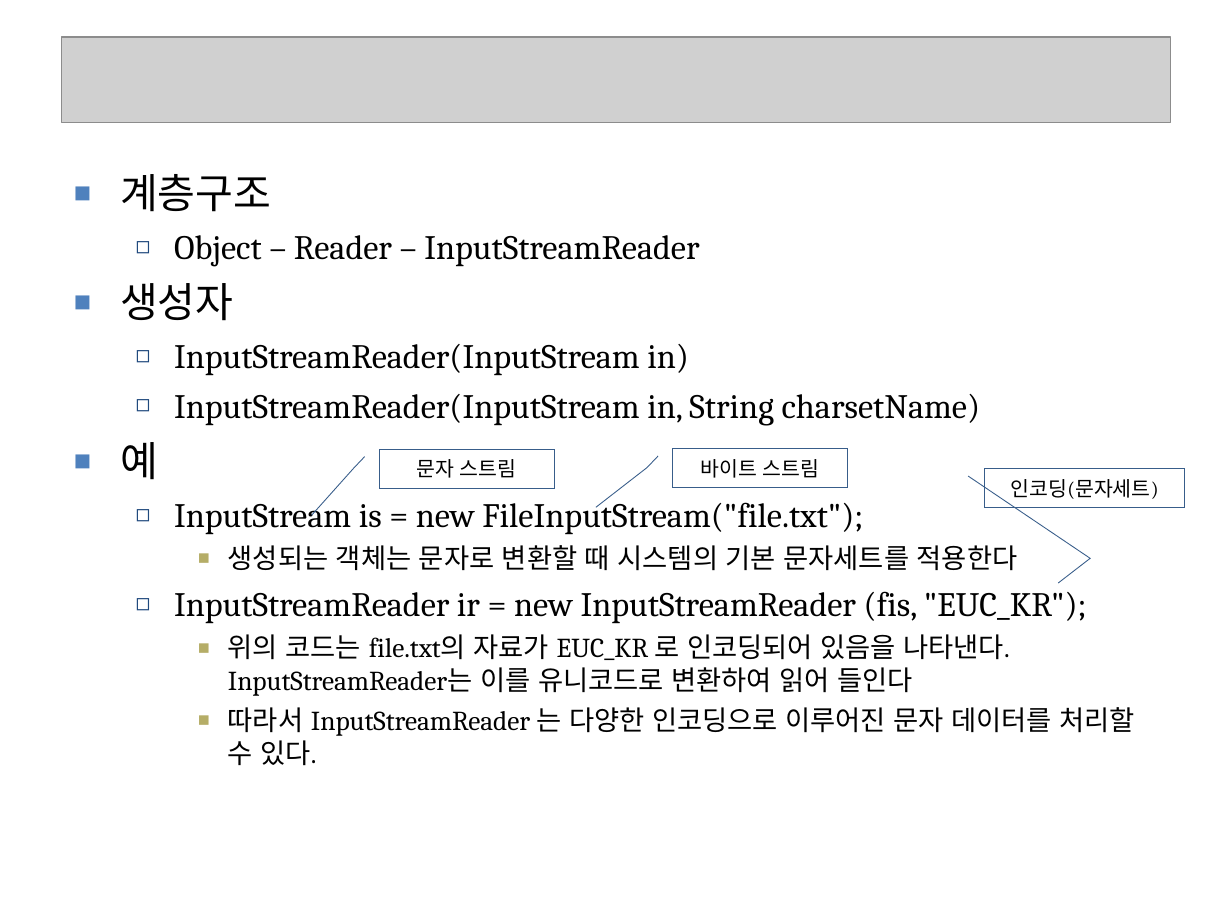
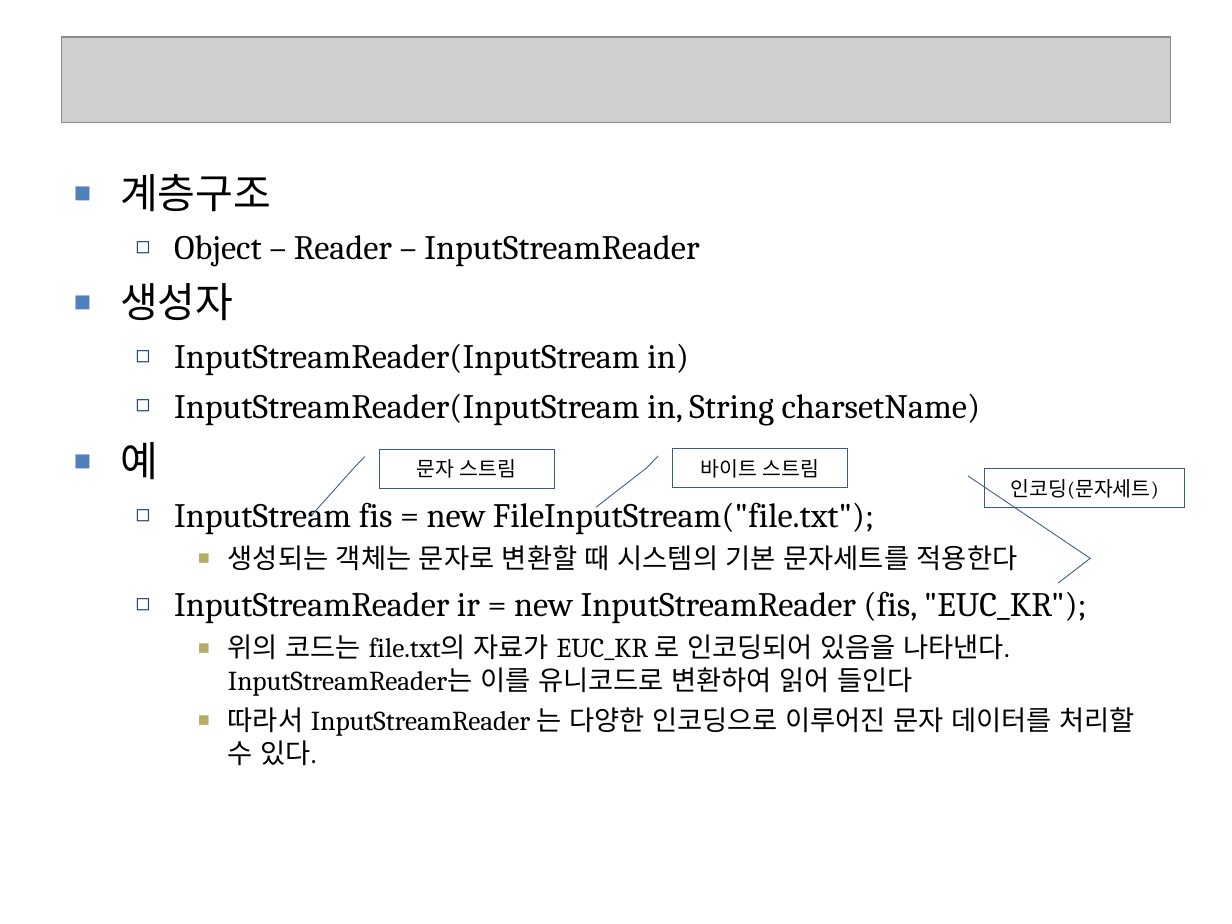
Before and after one commit to seleuchel/javaNetwork, a slide deck: slide 35 of ppt/528_chap02Streams4CharacterByteArray.ppt. Drawn at 1232x924 pixels with LibreOffice and Linux fonts; fonts in the diff are those of the drawing; grey boxes stand for pictures; background and template pictures are left out. Boxes give left, top, right and bottom in pixels: in the first picture for what was removed or moved away, otherwise in the second. Text is boxed around its words. In the diff, an @@ line names an element or a change of style, - is before the commit and + after.

```diff
--- a/ppt/528_chap02Streams4CharacterByteArray.ppt
+++ b/ppt/528_chap02Streams4CharacterByteArray.ppt
@@ text at <box>174,496,874,535</box>: text changed @@
-  ◻ InputStream is = new FileInputStream("file.txt");
+  ◻ InputStream fis = new FileInputStream("file.txt");
```
Also in this commit, not shown: 24 other slides changed, 3 slides added, 2 slides removed, 7 other files.
